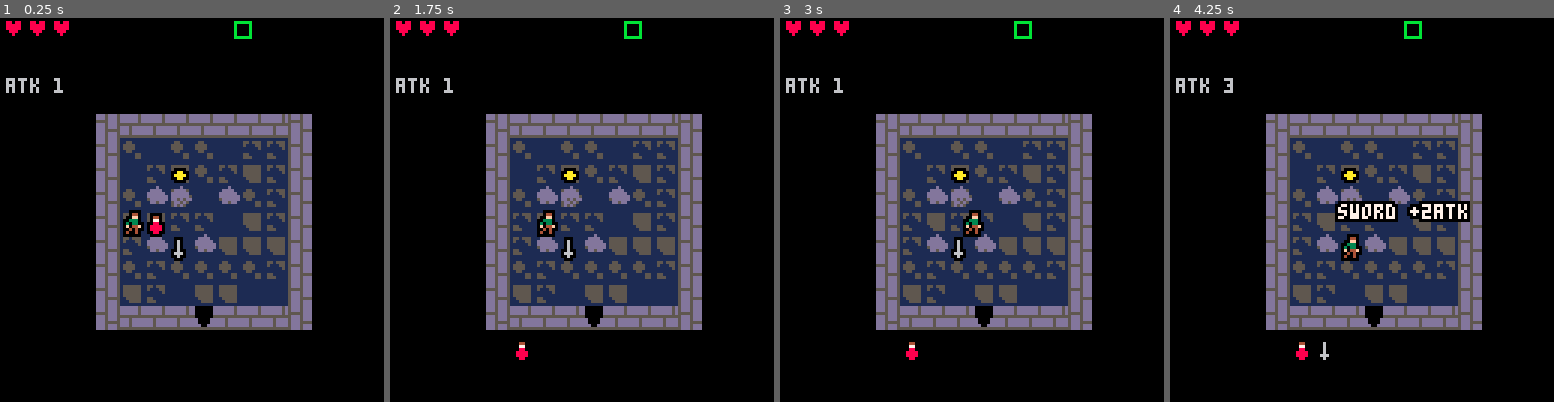
Above: before the commit, frames 1-4 (left to right).
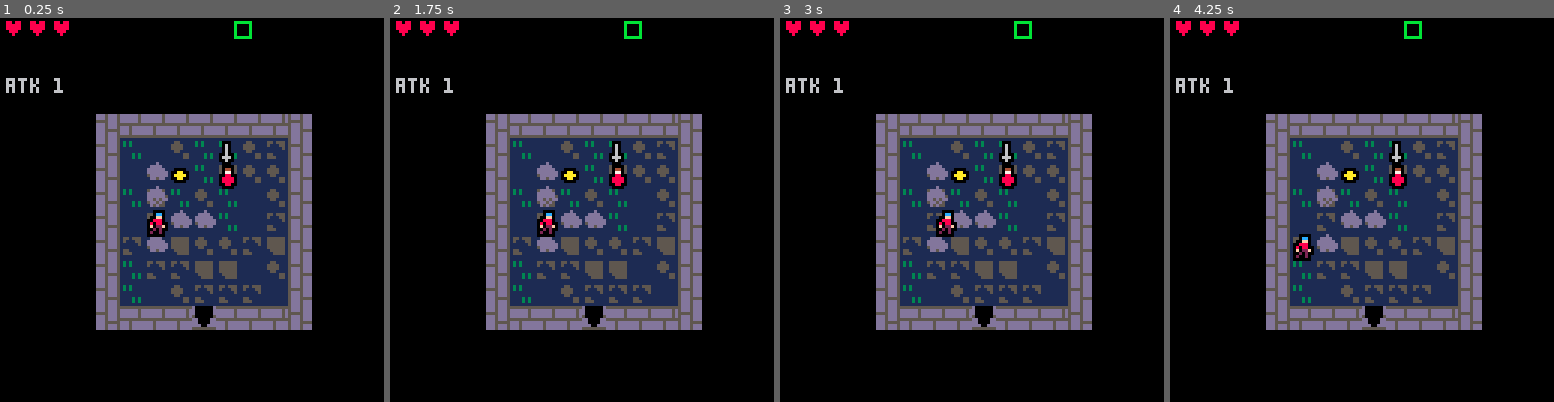
Above: after the commit, the same moments.

Repository: DanBrooker/legend-7drl
Game: PICO-8 cartridge legend.p8
The game is run twice, just before and just after one commit, with the same random seed, the same clock (stepped at 60 frames per second) and the same inputs.
Inputs:
- Up to frame 1 (0.25 s): no input
- Up to frame 2 (1.75 s): tap X (X key) at 0.33, 1.07 s; tap O (Z key) at 0.7, 1.7 s; hold Right from 1.6 s (still down)
- Up to frame 3 (3 s): tap X (X key) at 1.85, 2.97 s; release Right at 2.1 s; tap O (Z key) at 2.1, 2.5, 2.9 s; hold Up 2.15-2.42 s; hold Right from 2.47 s (still down)
- Up to frame 4 (4.25 s): release Right at 3.03 s; hold Left 3.08-3.58 s; tap O (Z key) at 3.3, 3.7, 4.1 s; hold Down 3.63-3.97 s; hold Right from 4.02 s (still down); tap X (X key) at 4.08 s

The runs differ from the first frame. In frame 1, 7.0% of the frame differs, in the area x 31-75%, y 32-82%; in frame 2, 6.7%; in frame 3, 7.1%; in frame 4, 8.4%, in the area x 14-79%, y 15-90%.

Commit message:
more enemies

Diff:
--- a/legend.p8
+++ b/legend.p8
@@ -9,8 +9,19 @@
 -- dev=true
 
 t_player = 16
-t_bat = 32
-t_snake = 48
+t_griffon = 32
+t_spider = 33
+t_bat = 34
+t_viper = 48
+t_snake = 49
+t_slime= 50
+
+t_enemies = {
+  {t_bat,t_snake,t_slime},
+  {t_bat,t_snake,t_spider},
+  {t_viper,t_snake,t_spider},
+  {t_viper,t_spider,t_griffon}
+}
 
 t_key = {"k1"}
 t_gold = {"g1"}
@@ -204,6 +215,9 @@
 
   player=entity_create(start[1] * 8 - 4, start[2] * 8 -4, t_player, {ai = noop})
   zel_spawn(zgetar())
+  local ppos = rnd_pos(zgetar())
+  player.x,player.y = ppos[1],ppos[2]
+
 
   _upd=update_game
   _drw=draw_game
@@ -371,8 +385,6 @@
 
  room = zgetar()
  if not room.spawn then
-   -- move player into room
-   -- lock doors
    zel_spawn(room)
  end
 
@@ -770,59 +782,60 @@
   return (i-1)*s+(j-1)+1
 end
 
+function rnd_pos(room)
+  local l,r,t,b = room.left+1,room.right-2,room.top+1,room.bottom-2
+  local x, y
+  local i = 0
+  repeat
+    x, y = rand(l,r), rand(t,b)
+    i += 1
+    -- log(i)
+  until walkable(x,y, "entities") or i > 10
+  -- log("room")
+  -- log(room)
+  if(i>10) x,y=-1,-1
+  -- log(x .. ',' .. y)
+  return {x,y}
+end
+
 function zel_spawn(room)
   -- log("zel_spawn")
   room.spawn = true
 
-  rnd_pos = function()
-    local l,r,t,b = room.left+1,room.right-2,room.top+1,room.bottom-2
-    local x, y
-    local i = 0
-    repeat
-      x, y = rand(l,r), rand(t,b)
-      i += 1
-      -- log(i)
-    until walkable(x,y, "entities") or i > 10
-    -- log("room")
-    -- log(room)
-    if(i>10) x,y=-1,-1
-    log(x .. ',' .. y)
-    return {x,y}
-  end
-
   if room.g == 'e' then
     -- do nothing
-    item_create(rnd_pos(), randa(t_weapons))
+    item_create(rnd_pos(room), randa(t_weapons))
     -- item_create(room.left+4, room.top+4, randa(t_items))
     -- item_create(room.left+5, room.top+5, randa(t_key))
   elseif room.g == 'b' then
-    entity_create(rnd_pos(), 48, 8)
-    local down = rnd_pos()
+    local boss = rnd_pos(room)
+    entity_create(boss[1],boss[2], 48)
+    local down = rnd_pos(room)
     mset(down[1], down[2], t_stairs)
   elseif room.g == 't' then
     if rand(0,1) == 0 then
-      item_create(rnd_pos(), randa(t_weapons))
+      item_create(rnd_pos(room), randa(t_weapons))
     else
-      item_create(rnd_pos(), randa(t_items))
+      item_create(rnd_pos(room), randa(t_items))
     end
   elseif room.g == 's' then
-    item_create(rnd_pos(), randa(t_items))
+    item_create(rnd_pos(room), randa(t_items))
   elseif room.g == 'k' then
-    item_create(rnd_pos(), randa(t_key))
+    item_create(rnd_pos(room), randa(t_key))
     -- chance of mini boss??
   elseif room.g == 'l' then
     -- item_create(room.left+2, room.top+2, randa(t_key))
     -- chance of mini boss??
   else
     for i = 1,(room.g+0) do
-      local pos = rnd_pos()
-      entity_create(pos[1], pos[2], 32, {hp=1})
+      local pos = rnd_pos(room)
+      entity_create(pos[1], pos[2], randa(t_enemies[depth]), {hp=1})
     end
   end
 
   -- random add heal or food
-  item_create(rnd_pos(), randa(t_heals))
-  item_create(rnd_pos(), randa(t_gold))
+  item_create(rnd_pos(room), randa(t_heals))
+  item_create(rnd_pos(room), randa(t_gold))
 end
 
 grid = {}
@@ -1023,7 +1036,7 @@
         elseif j == rs then
           tile = t_wall_b
         elseif i > 2 and i < rs-2 and j > 2 and j < rs-2 then
-          local random = rand(0,6)
+          local random = rand(0,5)
           if random > 0 and random < 3 then
 
             if (random == 2 and not once) then
@@ -1430,7 +1443,7 @@
 end
 
 function randa(array)
- return array[rand(1, #array)]
+ return array[rand(1, #array+1)]
 end
 
 function shuffle(a)
@@ -1542,5 +1555,5 @@
 
 
 __gff__
-0000000000000000050000010101000000000000000000000500000100010000000000000000000005000101010100000000000000000000050100000000000000000000000000000000000000000000000000000000000000000000000000000000000000000000000000000000000000000000000000000000000000000000
+0000000000000000050000010101000000000000000001000500000100010000000000000000000005000101010100000000000000000000050100000000000000000000000000000000000000000000000000000000000000000000000000000000000000000000000000000000000000000000000000000000000000000000
 0000000000000000000000000000000000000000000000000000000000000000000000000000000000000000000000000000000000000000000000000000000000000000000000000000000000000000000000000000000000000000000000000000000000000000000000000000000000000000000000000000000000000000
--- a/src/0.init.lua
+++ b/src/0.init.lua
@@ -6,8 +6,19 @@
 -- dev=true
 
 t_player = 16
-t_bat = 32
-t_snake = 48
+t_griffon = 32
+t_spider = 33
+t_bat = 34
+t_viper = 48
+t_snake = 49
+t_slime= 50
+
+t_enemies = {
+  {t_bat,t_snake,t_slime},
+  {t_bat,t_snake,t_spider},
+  {t_viper,t_snake,t_spider},
+  {t_viper,t_spider,t_griffon}
+}
 
 t_key = {"k1"}
 t_gold = {"g1"}
@@ -201,6 +212,9 @@
 
   player=entity_create(start[1] * 8 - 4, start[2] * 8 -4, t_player, {ai = noop})
   zel_spawn(zgetar())
+  local ppos = rnd_pos(zgetar())
+  player.x,player.y = ppos[1],ppos[2]
+
 
   _upd=update_game
   _drw=draw_game
--- a/src/2.zelda.lua
+++ b/src/2.zelda.lua
@@ -77,59 +77,60 @@
   return (i-1)*s+(j-1)+1
 end
 
+function rnd_pos(room)
+  local l,r,t,b = room.left+1,room.right-2,room.top+1,room.bottom-2
+  local x, y
+  local i = 0
+  repeat
+    x, y = rand(l,r), rand(t,b)
+    i += 1
+    -- log(i)
+  until walkable(x,y, "entities") or i > 10
+  -- log("room")
+  -- log(room)
+  if(i>10) x,y=-1,-1
+  -- log(x .. ',' .. y)
+  return {x,y}
+end
+
 function zel_spawn(room)
   -- log("zel_spawn")
   room.spawn = true
 
-  rnd_pos = function()
-    local l,r,t,b = room.left+1,room.right-2,room.top+1,room.bottom-2
-    local x, y
-    local i = 0
-    repeat
-      x, y = rand(l,r), rand(t,b)
-      i += 1
-      -- log(i)
-    until walkable(x,y, "entities") or i > 10
-    -- log("room")
-    -- log(room)
-    if(i>10) x,y=-1,-1
-    log(x .. ',' .. y)
-    return {x,y}
-  end
-
   if room.g == 'e' then
     -- do nothing
-    item_create(rnd_pos(), randa(t_weapons))
+    item_create(rnd_pos(room), randa(t_weapons))
     -- item_create(room.left+4, room.top+4, randa(t_items))
     -- item_create(room.left+5, room.top+5, randa(t_key))
   elseif room.g == 'b' then
-    entity_create(rnd_pos(), 48, 8)
-    local down = rnd_pos()
+    local boss = rnd_pos(room)
+    entity_create(boss[1],boss[2], 48)
+    local down = rnd_pos(room)
     mset(down[1], down[2], t_stairs)
   elseif room.g == 't' then
     if rand(0,1) == 0 then
-      item_create(rnd_pos(), randa(t_weapons))
+      item_create(rnd_pos(room), randa(t_weapons))
     else
-      item_create(rnd_pos(), randa(t_items))
+      item_create(rnd_pos(room), randa(t_items))
     end
   elseif room.g == 's' then
-    item_create(rnd_pos(), randa(t_items))
+    item_create(rnd_pos(room), randa(t_items))
   elseif room.g == 'k' then
-    item_create(rnd_pos(), randa(t_key))
+    item_create(rnd_pos(room), randa(t_key))
     -- chance of mini boss??
   elseif room.g == 'l' then
     -- item_create(room.left+2, room.top+2, randa(t_key))
     -- chance of mini boss??
   else
     for i = 1,(room.g+0) do
-      local pos = rnd_pos()
-      entity_create(pos[1], pos[2], 32, {hp=1})
+      local pos = rnd_pos(room)
+      entity_create(pos[1], pos[2], randa(t_enemies[depth]), {hp=1})
     end
   end
 
   -- random add heal or food
-  item_create(rnd_pos(), randa(t_heals))
-  item_create(rnd_pos(), randa(t_gold))
+  item_create(rnd_pos(room), randa(t_heals))
+  item_create(rnd_pos(room), randa(t_gold))
 end
 
 grid = {}
@@ -330,7 +331,7 @@
         elseif j == rs then
           tile = t_wall_b
         elseif i > 2 and i < rs-2 and j > 2 and j < rs-2 then
-          local random = rand(0,6)
+          local random = rand(0,5)
           if random > 0 and random < 3 then
 
             if (random == 2 and not once) then
--- a/src/6.util.lua
+++ b/src/6.util.lua
@@ -25,7 +25,7 @@
 end
 
 function randa(array)
- return array[rand(1, #array)]
+ return array[rand(1, #array+1)]
 end
 
 function shuffle(a)
Not shown, changed: 27 lines of the sprite sheet (__gfx__) section of legend.p8
